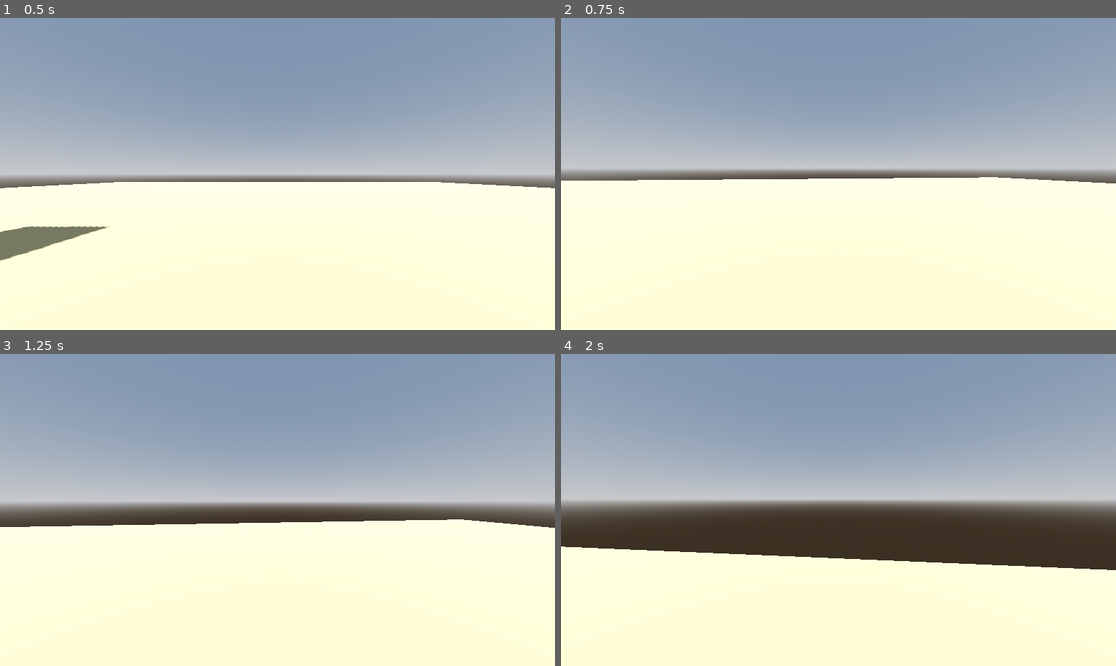
Above: before the commit, frames 1-4 (two rows, left to right).
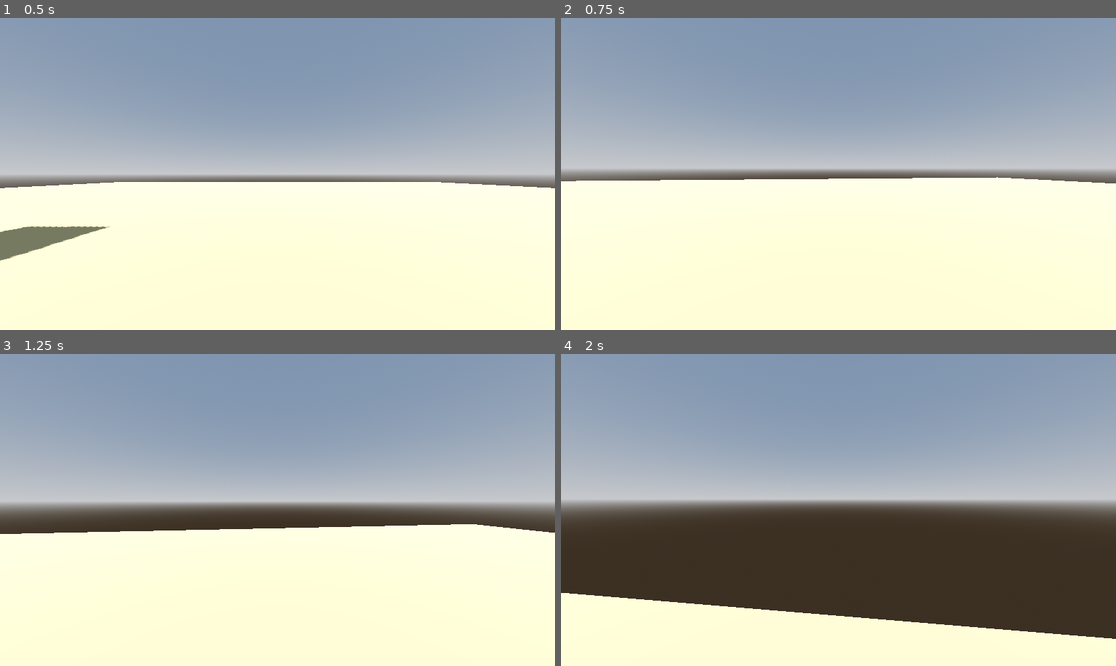
Above: after the commit, the same moments.

Repository: herenereh/crash-pizza
Game: Godot game, scene res://main.tscn
Same seed, same stepped clock (60 frames per second), same inputs: the game is played once before the commit and once after it.
Inputs (mouse positions are in pixels of both pictures, inside the frame that each line leads up to):
- Up to frame 1 (0.5 s): no input
- Up to frame 2 (0.75 s): tap Enter at 0.5 s; move the mouse to (866, 174) at 0.52 s; hold W (up) from 0.53 s (still down); tap Shift (Dash) at 0.6 s
- Up to frame 3 (1.25 s): keep holding W (up); tap Space (Jump) at 0.77 s
- Up to frame 4 (2 s): keep holding W (up); move the mouse to (810, 510) at 1.27 s; tap Shift (Dash) at 1.35 s; tap Space (Jump) at 1.52 s

Frame 1 is identical in both runs. In frame 2, less than 0.1% of the frame differs, in the area x 0-99%, y 51-54%; in frame 3, 1.8%; in frame 4, 18%, in the area x 0-100%, y 61-92%.

Commit message:
Slowdown time

Diff:
--- a/HankMovement.gd
+++ b/HankMovement.gd
@@ -1,7 +1,7 @@
 extends CharacterBody3D
 
-const SPEED = 8.0
-const JUMP_VELOCITY = 4.5
+const SPEED = 10.0
+const JUMP_VELOCITY = 5.5
 const SENSITIVITY = 0.002
 const DASH_VELOCITY = 250.0
 const WALL_TILT = 0.7
@@ -10,8 +10,11 @@
 var WALL_INTERACTION = 1
 var WALL_DETECTION = 1
 var is_dashing = false
+var is_slowdown = false
 var DASH_TIME = 0.1
 var DASH_TIMER = 0.0
+var SLOW_TIME = 0.1
+var SlOW_TIMER = 0.0
 var dash_direction = Vector3.ZERO
 
 
@@ -78,6 +81,21 @@
 
 	if not is_on_floor() :
 		velocity += get_gravity() * delta
+		if Input.is_action_just_pressed("Slowdown"):
+
+			is_slowdown = !is_slowdown
+			SlOW_TIMER = SLOW_TIME
+			if is_slowdown:
+
+				SlOW_TIMER -= delta
+				if SlOW_TIMER > 0:
+					Engine.time_scale = 0.5
+				else:
+					is_slowdown = false
+			else:
+				Engine.time_scale = 1.0
+
+
 
 	if Input.is_action_just_pressed("Jump") and JUMP_COUNT > 1 :
 
@@ -86,7 +104,9 @@
 
 	if is_on_floor():
 		JUMP_COUNT = 2
-		WALL_INTERACTION = 1;
+		WALL_INTERACTION = 1
+		SlOW_TIMER = 0.0
+		Engine.time_scale = 1
 
 	head.rotation_degrees.z = lerp(head.rotation_degrees.z, SIDEWAYS_TILT, 0.1)
 	head.rotation_degrees.x = lerp(head.rotation_degrees.x, NORMAL_TILT, 0.1)
--- a/project.godot
+++ b/project.godot
@@ -52,3 +52,8 @@
 "events": [Object(InputEventKey,"resource_local_to_scene":false,"resource_name":"","device":0,"window_id":0,"alt_presse …(189 unchanged characters)…
 ]
 }
+Slowdown={
+"deadzone": 0.5,
+"events": [Object(InputEventKey,"resource_local_to_scene":false,"resource_name":"","device":0,"window_id":0,"alt_pressed":false,"shift_pressed":false,"ctrl_pressed":false,"meta_pressed":false,"pressed":false,"keycode":0,"physical_keycode":4194328,"key_label":0,"unicode":0,"location":1,"echo":false,"script":null)
+]
+}
